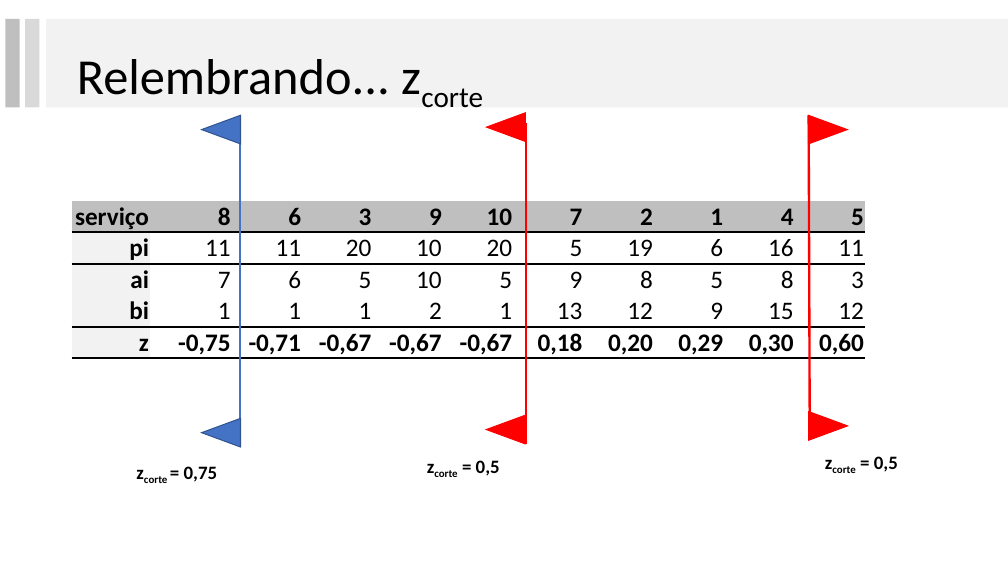
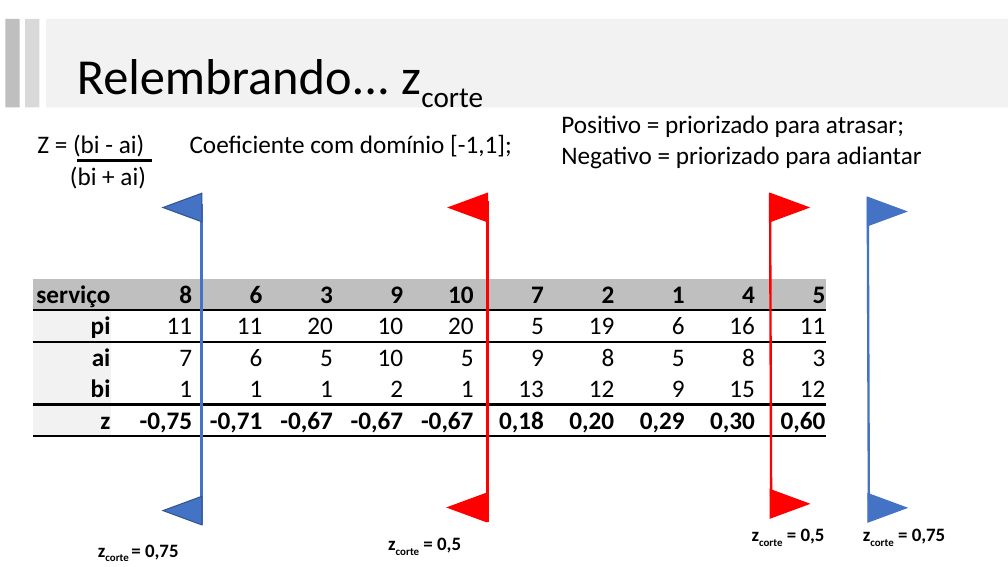
Before and after one commit to lpbiasoto/metaheuristicas, a slide deck: slide 2 of Apresentacao 3/ApresentacaoGA.pptx. Drawn at 1008x567 pixels with LibreOffice and Linux fonts; fonts in the diff are those of the drawing. Boxes give left, top, right and bottom in pixels: in the first picture for what was removed or moved away, otherwise in the second. Text is boxed around its words. In the diff, an @@ line names an element or a change of style, - is before the commit and + after.

Commit message:
Update apresentaçãoGA.pptx

```diff
--- a/Apresentacao 3/ApresentacaoGA.pptx
+++ b/Apresentacao 3/ApresentacaoGA.pptx
@@ text added at <box>561,115,922,169</box>, 24 pt, text #000000 @@
+Positivo = priorizado para atrasar;
+Negativo = priorizado para adiantar
@@ text added at <box>37,136,145,189</box>, 24 pt, text #000000 @@
+Z = (bi - ai)
@@ text added at <box>73,134,144,157</box>, 24 pt, text #000000 @@
+(bi + ai)
@@ text added at <box>190,134,512,157</box>, 24 pt, text #000000 @@
+Coeficiente com domínio [-1,1];
@@ line added from (77, 161) to (152, 161), #000000 2.25 pt @@
@@ 5 triangles, 3 lines, 2 texts, 1 table: place and size @@
-5 triangles, 3 lines, 2 texts, 1 table at <box>72,112,864,482</box>
+5 triangles, 3 lines, 2 texts, 1 table at <box>33,193,826,560</box>
@@ line added from (869, 501) to (868, 197), #4472C4 2.25 pt @@
@@ triangle added at <box>868,197,906,226</box>, fill #4472C4, outline #4472C4 1 pt @@
@@ triangle: place and size @@
-triangle at <box>202,419,240,447</box>
+triangle at <box>163,496,202,525</box>
@@ triangle added at <box>868,493,907,522</box>, fill #4472C4, outline #4472C4 1 pt @@
@@ text "zcorte = 0,5": place and size @@
-text "zcorte = 0,5" at <box>874,456,898,472</box>
+text "zcorte = 0,5" at <box>801,528,825,544</box>
@@ text added at <box>912,528,946,544</box>, 18 pt, text #000000, bold @@
+zcorte = 0,75
```
Also in this commit, not shown: 6 other slides changed, 7 slides added, 15 slides removed.
